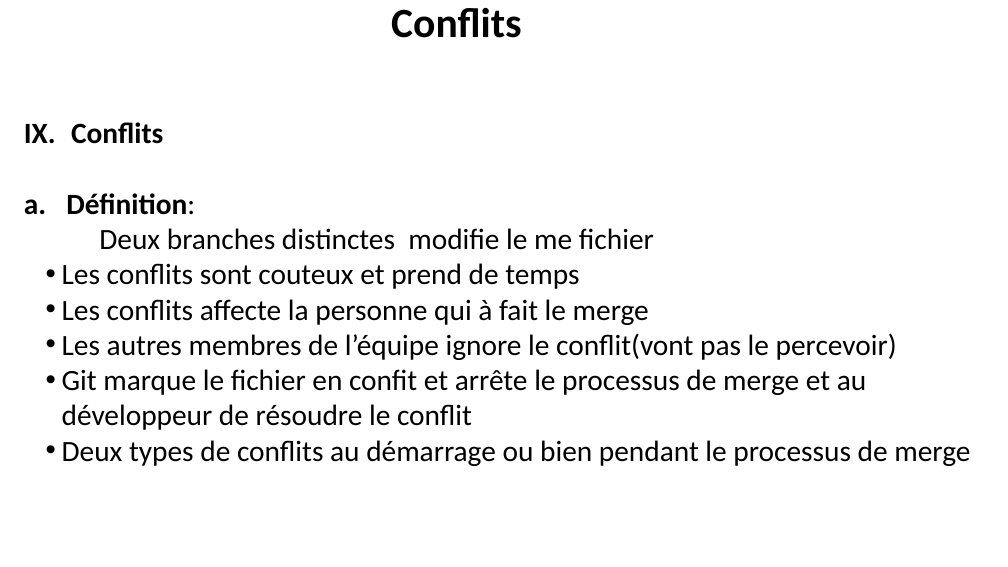
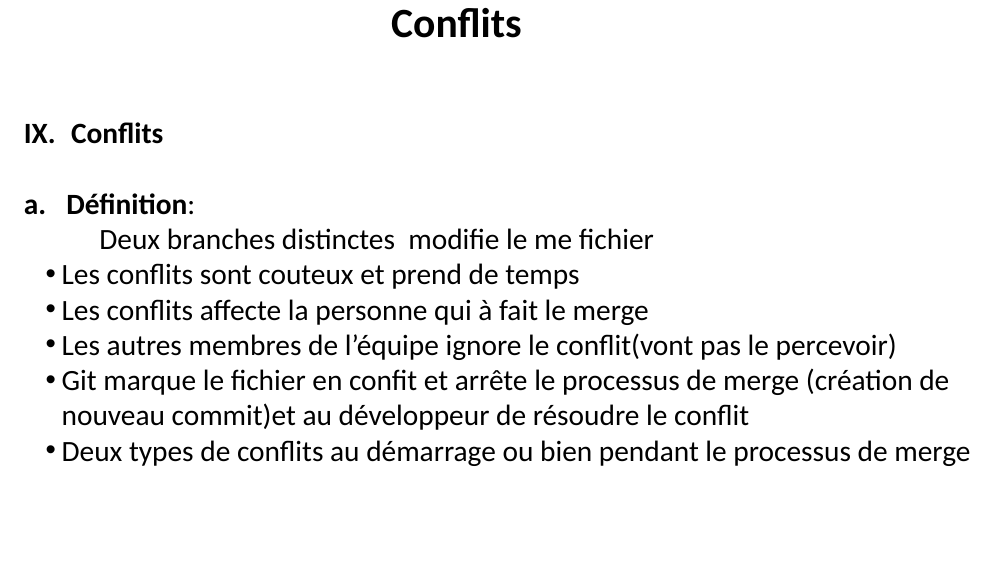
Before and after one commit to belakebiboussad/form, a slide deck: slide 18 of Formation Git.pptx. Drawn at 1008x567 pixels with LibreOffice and Linux fonts; fonts in the diff are those of the drawing. Boxes give left, top, right and bottom in pixels: in the first picture for what was removed or moved away, otherwise in the second. Text is boxed around its words. In the diff, an @@ line names an element or a change of style, - is before the commit and + after.

```diff
--- a/Formation Git.pptx
+++ b/Formation Git.pptx
@@ text at box(62, 368, 949, 430): text changed @@
-• Git marque le fichier en confit et arrête le processus de merge et au développeur de résoudre le conflit
+• Git marque le fichier en confit et arrête le processus de merge (création de nouveau commit)et au développeur de résoudre le conflit
```
Also in this commit, not shown: 4 other slides changed, 1 slide added, 1 slide removed, 3 other files.
